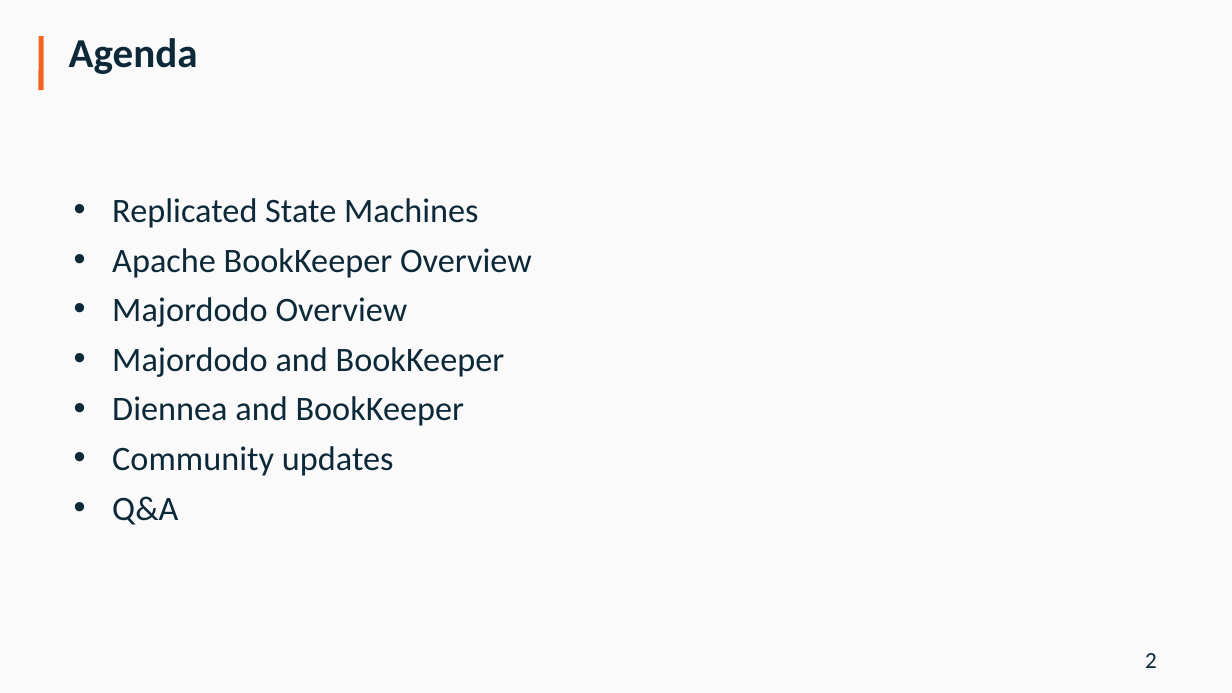
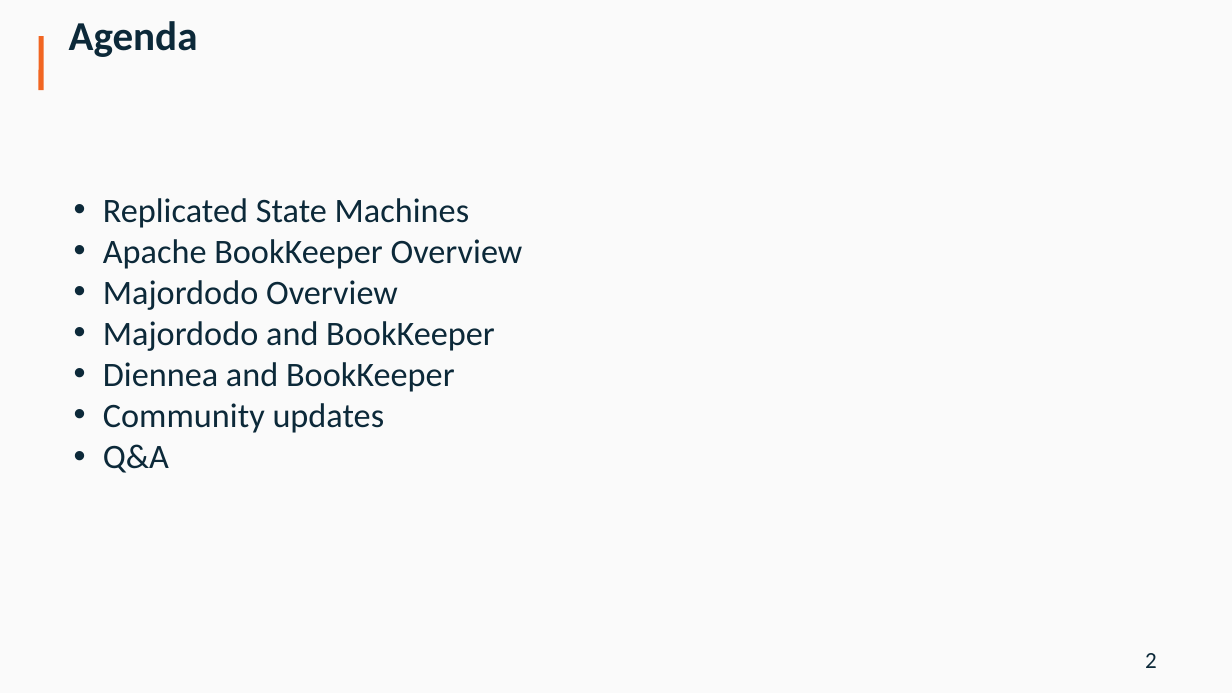
Before and after one commit to diennea/majordodo, a slide deck: slide 2 of docs/Diennea_Olivelli_ApacheCon16.pptx. Drawn at 1232x693 pixels with LibreOffice and Linux fonts; fonts in the diff are those of the drawing; background and template pictures are left out. Boxes give left, top, right and bottom in pixels: in the first picture for what was removed or moved away, otherwise in the second. Text is boxed around its words. In the diff, an @@ line names an element or a change of style, - is before the commit and + after.

Commit message:
adding Diennea ppt template

```diff
--- a/docs/Diennea_Olivelli_ApacheCon16.pptx
+++ b/docs/Diennea_Olivelli_ApacheCon16.pptx
@@ text "Agenda" at (69,21,198,57): line spacing 15.6pt to 5.5pt @@
@@ text "Replicated State Machines" at (103,198,523,473): indent changed; less space between paragraphs @@
```
Also in this commit, not shown: 18 other slides changed.
